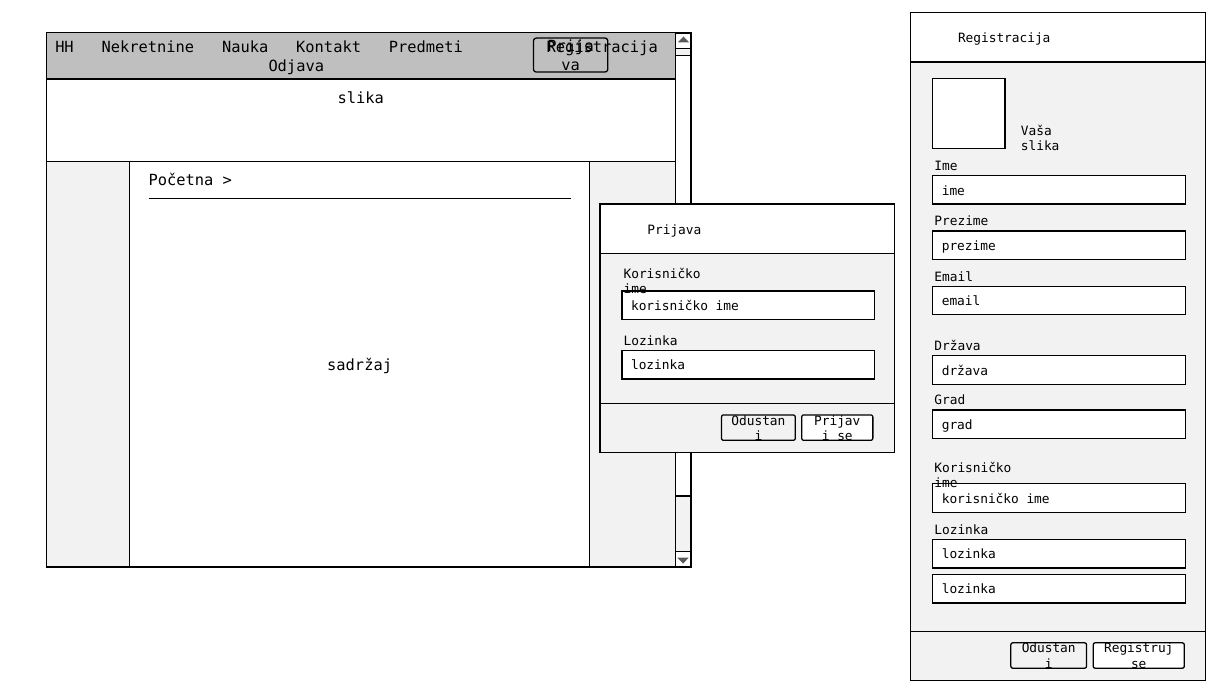
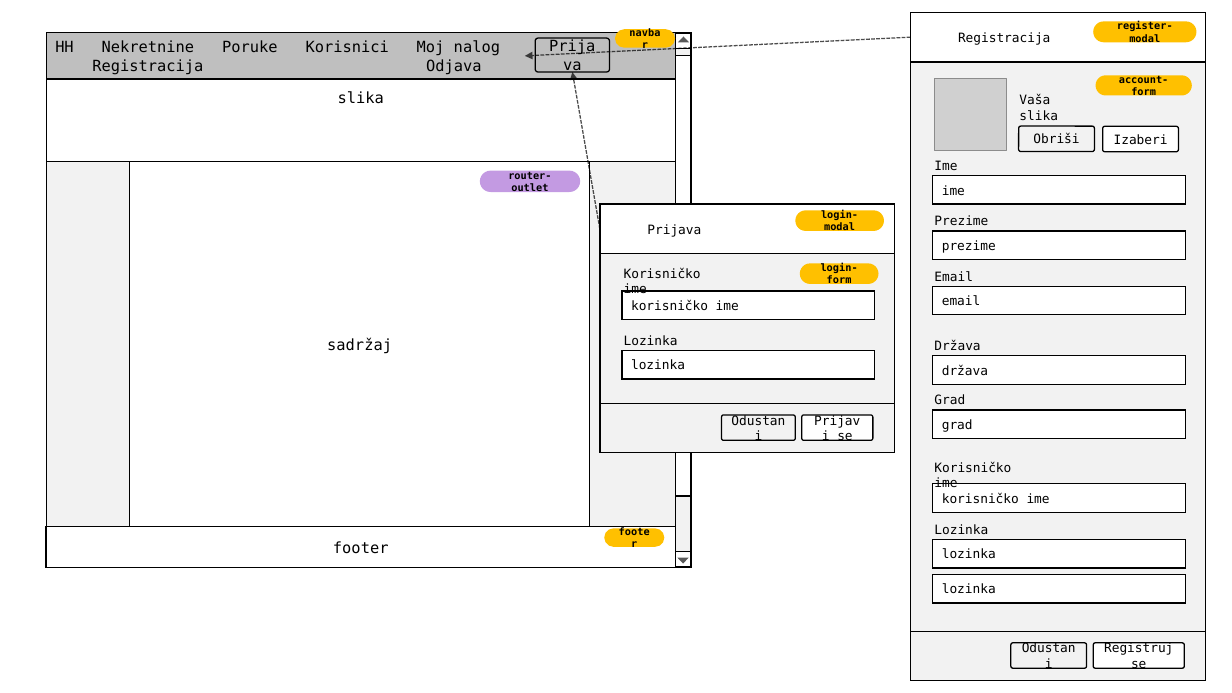
Before and after one commit to markods/HouseHunters, a slide deck: slide 1 of !docs/interfejs.pptx. Drawn at 1232x693 pixels with LibreOffice and Linux fonts; fonts in the diff are those of the drawing; grey boxes stand for pictures. Boxes give left, top, right and bottom in pixels: in the first picture for what was removed or moved away, otherwise in the second. Text is boxed around its words. In the diff, an @@ line names an element or a change of style, - is before the commit and + after.

```diff
--- a/!docs/interfejs.pptx
+++ b/!docs/interfejs.pptx
@@ text in rectangle at (x1=55, y1=40, x2=500, y2=74): text changed @@
-HH Nekretnine Nauka Kontakt Predmeti Registracija Odjava
+HH Nekretnine Poruke Korisnici Moj nalog Registracija Odjava
@@ arrow added from (910, 37) to (525, 55), #000000 1 pt dashed @@
@@ arrow added from (600, 229) to (572, 72), #000000 1 pt dashed @@
@@ rectangle removed at (x1=933, y1=79, x2=1006, y2=149) @@
@@ text "Vaša slika" moved from (x1=1021, y1=124, x2=1060, y2=150) to (x1=1019, y1=94, x2=1058, y2=120) @@
@@ group added at (x1=934, y1=21, x2=1197, y2=152): 4 rounded rectangles, 1 picture @@
+account-form
+register-modal
+Obriši
+Izaberi
@@ rectangle "sadržaj" resized from (x1=129, y1=162, x2=590, y2=567) to (x1=129, y1=162, x2=590, y2=527) @@
@@ text removed at (x1=149, y1=173, x2=214, y2=186) @@
-Početna >
@@ line removed from (149, 199) to (571, 199) @@
@@ rounded rectangle added at (x1=796, y1=211, x2=884, y2=231), fill #FFC000, 8 pt, text #000000, bold @@
+login-modal
@@ rounded rectangle added at (x1=800, y1=263, x2=879, y2=284), fill #FFC000, 8 pt, text #000000, bold @@
+login-form
@@ group added at (x1=46, y1=30, x2=676, y2=567): 3 rounded rectangles, 1 rectangle @@
+navbar
+footer
+router-outlet
+footer
```
Also in this commit, not shown: 5 slides added, 2 slides removed, 34 other files.
